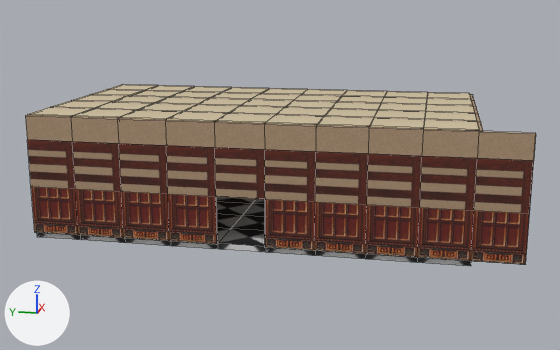
A saved change to the FBX model Assets/DiningRoom.fbx.
One viewpoint serves both versions: a 50 mm camera at (-28.94, -16.35, 10.22) aimed at (4.77, -9.61, 1.79). Every picture has the same lights, and +X, +Y and +Z are marked at lower left. Mesh edges are drawn as thin lines. Where no turn or scale is listed for an object, it has been applied to the vertices. Vertices at the same position are counted once.

The older version as bpy lines, for what is in view:
```python
ob_diningroomwallb0left = bpy.data.objects.new('DiningRoomWallB0Left', me_concertroomwall_0_15x2x2_002)
ob_diningroomwallb0left.location = (-0.15, -19.98, 0.0)
ob_diningroomwallb0left_001 = bpy.data.objects.new('DiningRoomWallB0Left.001', me_concertroomwall_0_15x2x2)
ob_diningroomwallb0left_001.location = (-0.15, -7.98, 0.0)
ob_diningroomwallb1left = bpy.data.objects.new('DiningRoomWallB1Left', me_concertroomwallstripes_0_15x2x2_001)
ob_diningroomwallb1left.location = (-0.15, -19.98, 2.0)
ob_diningroomwallb2left = bpy.data.objects.new('DiningRoomWallB2Left', me_concertroomwall_0_15x2x1_002)
ob_diningroomwallb2left.location = (-0.15, -19.98, 4.0)
# also in view: 'DiningRoomCeiling' at (5.0, -9.0, 5.03); 'DiningRoomFloorTiles' at (5.0, -9.0, -0.12)
```
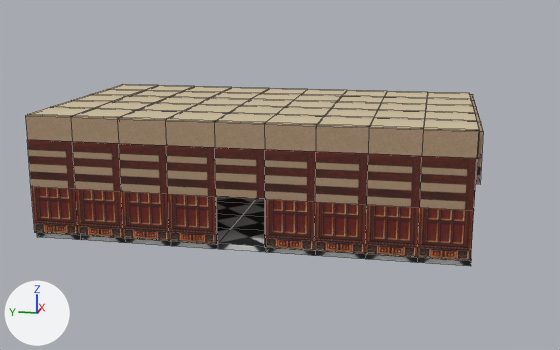
The change in detail:
me_concertroomwall_0_15x2x1_002 has 80 vertices, 60 faces and spans x 0.0..0.2, y 0.0..20.0, z 0.0..1.0.
me_concertroomwall_0_15x2x1_002 is used by ob_diningroomwallb2left; location (-0.15, -19.98, 4.0).
me_concertroomwall_0_15x2x1_002 part 3: the loose piece of 8 vertices spanning x 0.0..0.1, y 18.0..20.0, z 0.0..1.0 is deleted.
me_concertroomwall_0_15x2x2_002 has 40 vertices, 30 faces and spans x 0.0..0.15, y 0.0..10.0, z 0.0..2.0.
me_concertroomwall_0_15x2x2_002 is used by ob_diningroomwallb0left; location (-0.15, -19.98, 0.0).
me_concertroomwall_0_15x2x2_002 part 2: the loose piece of 8 vertices spanning x 0.0..0.15, y 8.0..10.0, z 0.0..2.0 is deleted.
me_concertroomwallstripes_0_15x2x2_001 has 80 vertices, 60 faces and spans x 0.0..0.2, y 0.0..20.0, z 0.0..2.0.
me_concertroomwallstripes_0_15x2x2_001 is used by ob_diningroomwallb1left; location (-0.15, -19.98, 2.0).
me_concertroomwallstripes_0_15x2x2_001 part 1: the loose piece of 8 vertices spanning x 0.0..0.1, y 18.0..20.0, z 0.0..2.0 is deleted.
Object 'DiningRoomWallB2Left' (ob_diningroomwallb2left) moves from (-0.15, -19.98, 4.0) to (-0.15, -17.98, 4.0).
Object 'DiningRoomWallB0Left' (ob_diningroomwallb0left) moves from (-0.15, -19.98, 0.0) to (-0.15, -17.98, 0.0).
Object 'DiningRoomWallB1Left' (ob_diningroomwallb1left) moves from (-0.15, -19.98, 2.0) to (-0.15, -17.98, 2.0).

Location of each change, [x1, y1, x2, y2] in pixels of the pictures (560 x 350 px):
'DiningRoomWallB1Left', reshaped, moved (11% narrower): before [27, 140, 534, 214]; after [27, 140, 477, 211]
'DiningRoomWallB2Left', reshaped, moved (11% narrower, 6% shorter): before [25, 115, 536, 161]; after [25, 115, 479, 158]
'DiningRoomWallB0Left', reshaped, moved (21% narrower, 6% shorter): before [265, 200, 530, 265]; after [265, 200, 474, 261]
part 1 of me_concertroomwallstripes_0_15x2x2_001, deleted (brown): before [27, 140, 75, 189]
part 2 of me_concertroomwall_0_15x2x2_002, deleted (red): before [265, 200, 315, 251]
part 3 of me_concertroomwall_0_15x2x1_002, deleted (brown): before [25, 115, 72, 142]
